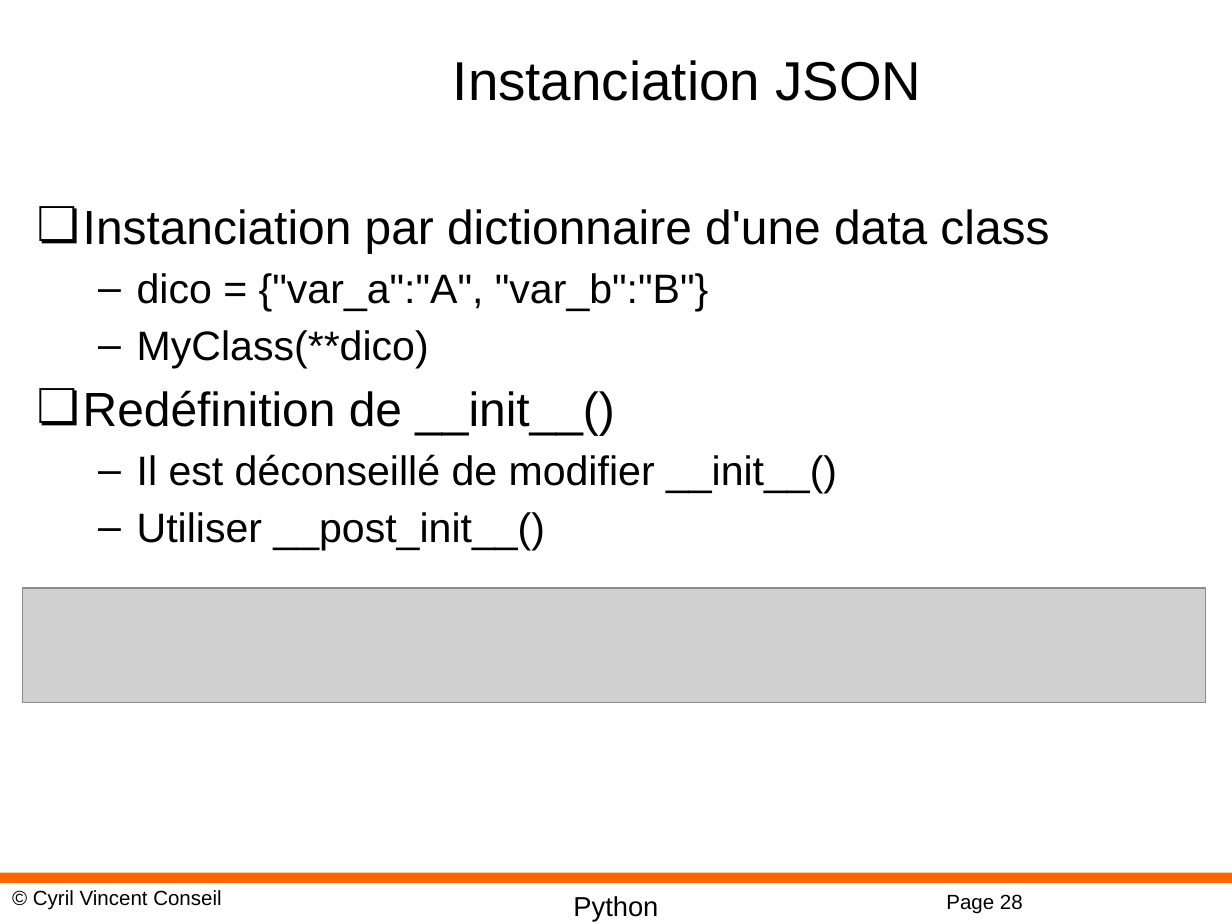
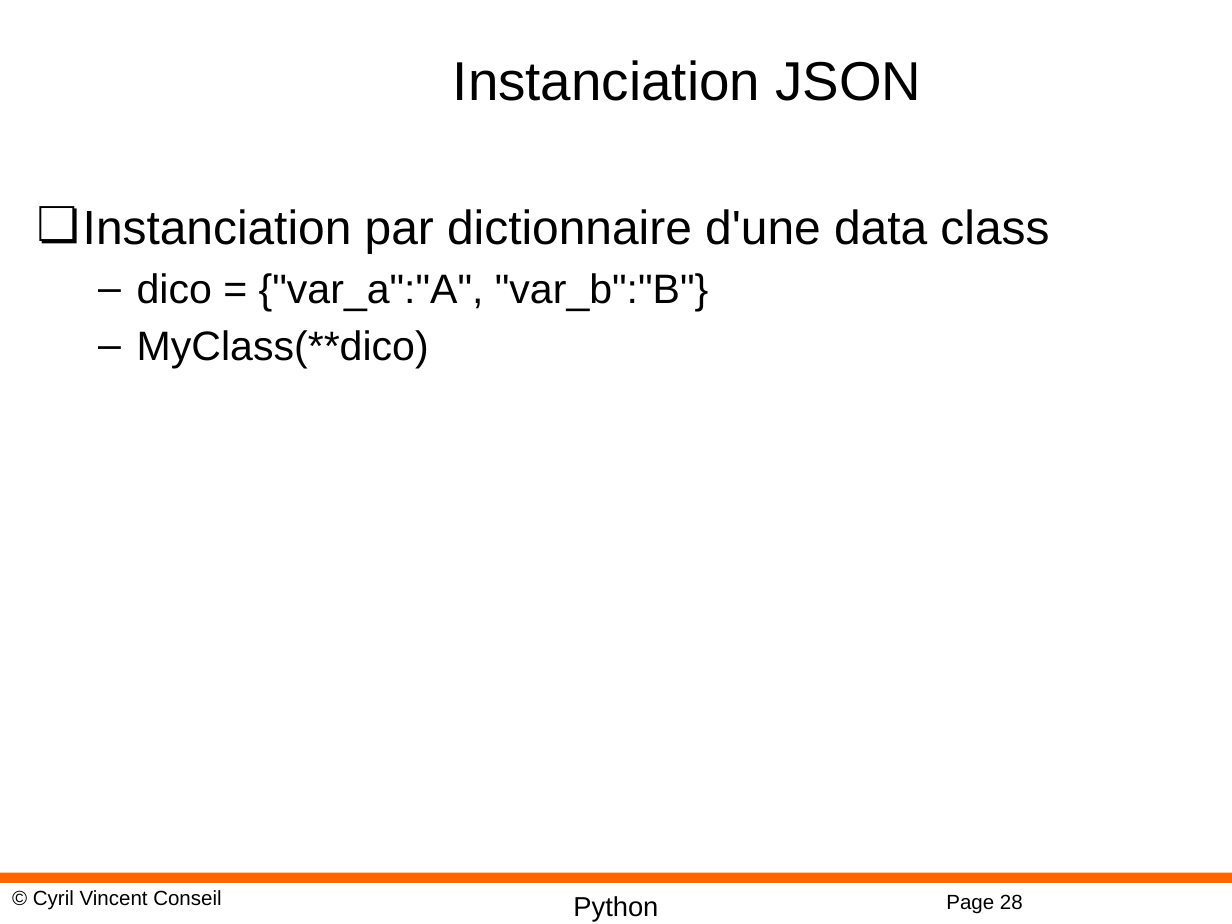
Before and after one commit to cyrilvincent/oo, a slide deck: slide 28 of PPT/PythonOO03-OO.pptx. Drawn at 1232x924 pixels with LibreOffice and Linux fonts; fonts in the diff are those of the drawing; grey boxes stand for pictures; background and template pictures are left out. Boxes give left, top, right and bottom in pixels: in the first picture for what was removed or moved away, otherwise in the second. Text is boxed around its words. In the diff, an @@ line names an element or a change of style, - is before the commit and + after.

```diff
--- a/PPT/PythonOO03-OO.pptx
+++ b/PPT/PythonOO03-OO.pptx
@@ text at [83, 390, 837, 551]: paragraphs removed @@
-❏ Redéfinition de __init__()
-  – Il est déconseillé de modifier __init__()
-  – Utiliser __post_init__()
@@ picture removed at [22, 588, 1205, 702] @@
```
Also in this commit, not shown: 1 other slide changed, 2 other files.
